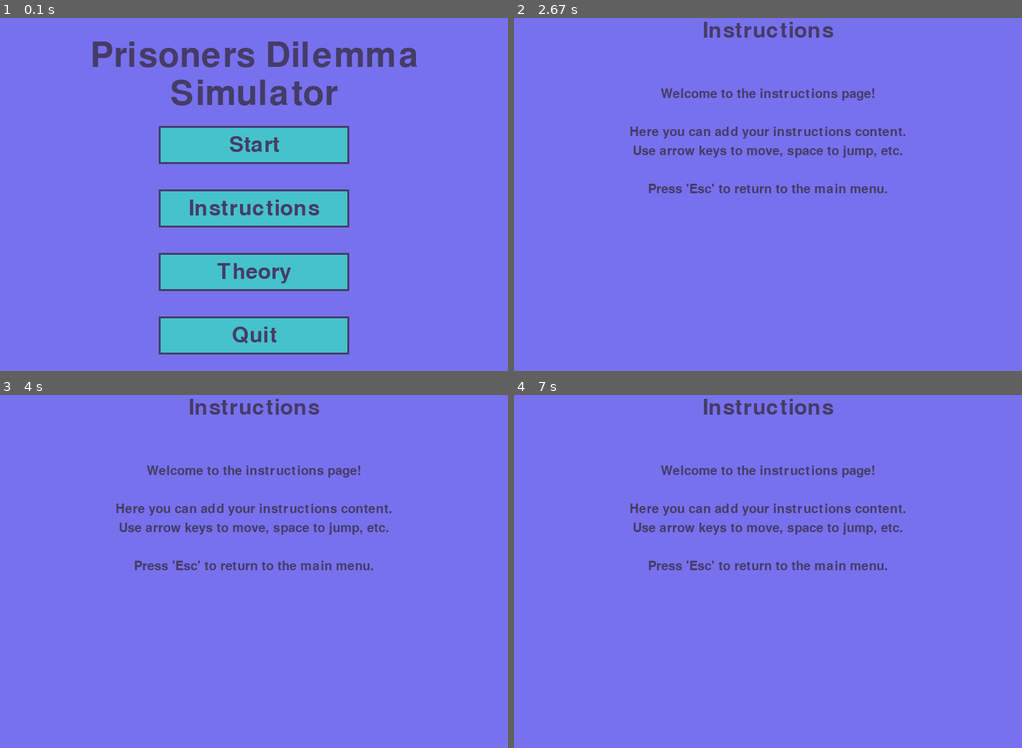
Above: before the commit, frames 1-4 (two rows, left to right).
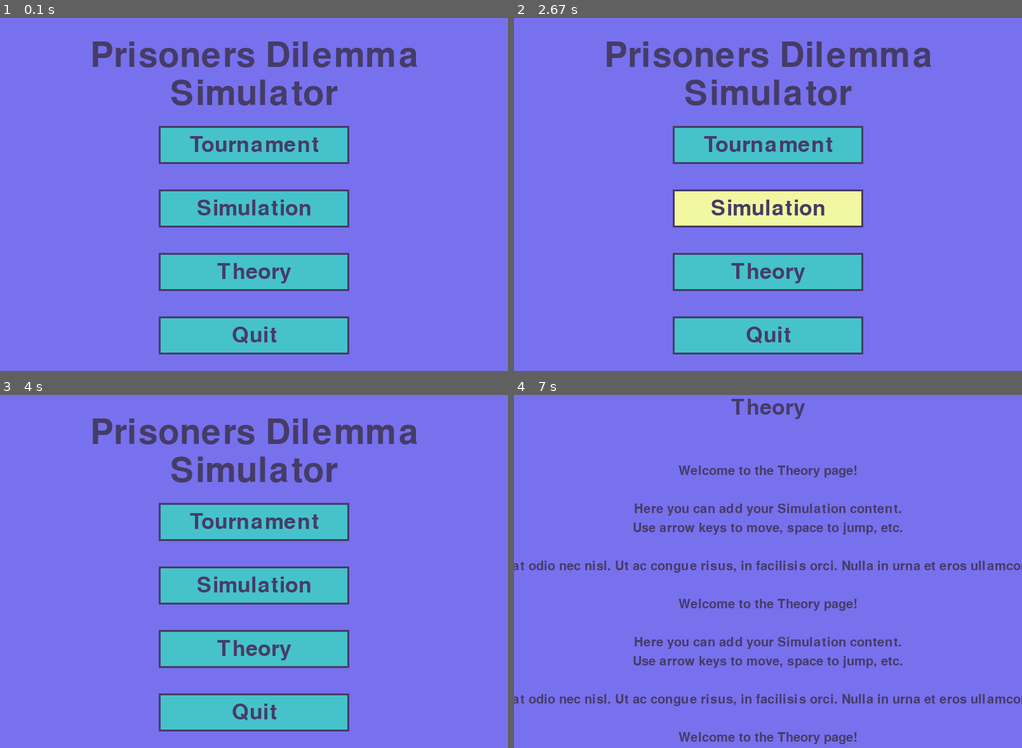
Above: after the commit, the same moments.

Repository: LazyyVenom/py-game-theory
Game: pygame game, started from prisoners_dilemma.py
The game is run twice, just before and just after one commit, with the same random seed, the same clock (stepped at 60 frames per second) and the same inputs.
Inputs (mouse positions are in pixels of both pictures, inside the frame that each line leads up to):
- Up to frame 1 (0.1 s): no input
- Up to frame 2 (2.67 s): click "Theory" at 0.38 s; hold Esc 0.67-1.13 s; hold Up 0.67-1.13 s; move the mouse to (747, 205) at 0.7 s; click (768, 145) at 1.22 s, where only the run after the commit has a clickable "Tournament"; click (646, 190) at 1.55 s; click (828, 222) at 2.38 s
- Up to frame 3 (4 s): click (132, 490) at 2.72 s; click (254, 585) at 3.38 s, where only the run after the commit has a clickable "Simulation"; click (172, 440) at 3.72 s
- Up to frame 4 (7 s): click (768, 522) at 4.38 s, where only the run after the commit has a clickable "Tournament"; click (605, 518) at 4.72 s; click (768, 585) at 5.38 s, where only the run after the commit has a clickable "Simulation"; click (656, 500) at 5.72 s; click (768, 649) at 6.72 s, where only the run after the commit has a clickable "Theory"

The runs differ from the first frame. In frame 1, 1.1% of the frame differs, in the area x 37-63%, y 33-56%; in frame 2, 21%, in the area x 18-83%, y 1-96%; in frame 3, 21%; in frame 4, 6.2%.

Commit message:
Added Scrolling to Theory Page

Diff:
--- a/prisoners_dilemma.py
+++ b/prisoners_dilemma.py
@@ -40,8 +40,8 @@
 
         # Buttons
         buttons = [
-            {"text": "Start", "rect": pygame.Rect(screen_width // 2 - 150, 200, 300, 60)},
-            {"text": "Instructions", "rect": pygame.Rect(screen_width // 2 - 150, 300, 300, 60)},
+            {"text": "Tournament", "rect": pygame.Rect(screen_width // 2 - 150, 200, 300, 60)},
+            {"text": "Simulation", "rect": pygame.Rect(screen_width // 2 - 150, 300, 300, 60)},
             {"text": "Theory", "rect": pygame.Rect(screen_width // 2 - 150, 400, 300, 60)},
             {"text": "Quit", "rect": pygame.Rect(screen_width // 2 - 150, 500, 300, 60)}
         ]
@@ -63,14 +63,15 @@
             if event.type == pygame.MOUSEBUTTONDOWN:
                 for button in buttons:
                     if button["rect"].collidepoint((mouse_x, mouse_y)):
-                        if button["text"] == "Start":
+                        if button["text"] == "Tournament":
                             # Start the game
                             # Replace this with your actual game code
                             print("Starting game...")
-                        elif button["text"] == "Instructions":
-                            # Show instructions
-                            show_instructions()
+                        elif button["text"] == "Simulation":
+                            # Show Simulation
+                            print("Starting Simulation")
                         elif button["text"] == "Theory":
+                            show_theory()
                             # Show theory
                             # Replace this with your theory display code
                             print("Showing theory...")
@@ -80,26 +81,62 @@
 
         pygame.display.update()
 
-# Function to display the instructions
-def show_instructions():
+# Function to display the Simulation
+def show_theory():
     running = True
+    scroll_pos = 0  # Initial scroll position
+    scroll_speed = 1  # Adjust scroll speed as needed
+    instruction_text = [
+        "Welcome to the Theory page!",
+        "",
+        "Here you can add your Simulation content.",
+        "Use arrow keys to move, space to jump, etc.",
+        "",
+        "Lorem ipsum dolor sit amet, consectetur adipiscing elit. Sed ac justo vitae augue vehicula venenatis. Duis elementum id metus vel eleifend. Nam eget magna convallis, gravida magna id, lobortis turpis. Fusce vehicula turpis non neque venenatis, ac feugiat ex blandit. Nullam consequat, libero et tincidunt ullamcorper, libero arcu tincidunt sapien, ut mattis erat odio nec nisl. Ut ac congue risus, in facilisis orci. Nulla in urna et eros ullamcorper vestibulum eget vel mi. Phasellus et quam in nunc interdum eleifend. Aenean molestie, sapien in volutpat viverra, dui enim congue justo, vitae varius turpis ligula id felis. Sed vehicula aliquet quam, ac dapibus lorem pellentesque nec. Sed nec dolor vitae urna tempor tempus non vel magna. Nullam pulvinar sit amet enim eu viverra. Morbi sed dapibus elit.",
+        "",
+        "Welcome to the Theory page!",
+        "",
+        "Here you can add your Simulation content.",
+        "Use arrow keys to move, space to jump, etc.",
+        "",
+        "Lorem ipsum dolor sit amet, consectetur adipiscing elit. Sed ac justo vitae augue vehicula venenatis. Duis elementum id metus vel eleifend. Nam eget magna convallis, gravida magna id, lobortis turpis. Fusce vehicula turpis non neque venenatis, ac feugiat ex blandit. Nullam consequat, libero et tincidunt ullamcorper, libero arcu tincidunt sapien, ut mattis erat odio nec nisl. Ut ac congue risus, in facilisis orci. Nulla in urna et eros ullamcorper vestibulum eget vel mi. Phasellus et quam in nunc interdum eleifend. Aenean molestie, sapien in volutpat viverra, dui enim congue justo, vitae varius turpis ligula id felis. Sed vehicula aliquet quam, ac dapibus lorem pellentesque nec. Sed nec dolor vitae urna tempor tempus non vel magna. Nullam pulvinar sit amet enim eu viverra. Morbi sed dapibus elit.",
+        "",
+        "Welcome to the Theory page!",
+        "",
+        "Here you can add your Simulation content.",
+        "Use arrow keys to move, space to jump, etc.",
+        "",
+        "Lorem ipsum dolor sit amet, consectetur adipiscing elit. Sed ac justo vitae augue vehicula venenatis. Duis elementum id metus vel eleifend. Nam eget magna convallis, gravida magna id, lobortis turpis. Fusce vehicula turpis non neque venenatis, ac feugiat ex blandit. Nullam consequat, libero et tincidunt ullamcorper, libero arcu tincidunt sapien, ut mattis erat odio nec nisl. Ut ac congue risus, in facilisis orci. Nulla in urna et eros ullamcorper vestibulum eget vel mi. Phasellus et quam in nunc interdum eleifend. Aenean molestie, sapien in volutpat viverra, dui enim congue justo, vitae varius turpis ligula id felis. Sed vehicula aliquet quam, ac dapibus lorem pellentesque nec. Sed nec dolor vitae urna tempor tempus non vel magna. Nullam pulvinar sit amet enim eu viverra. Morbi sed dapibus elit.",
+        "",
+        "Welcome to the Theory page!",
+        "",
+        "Here you can add your Simulation content.",
+        "Use arrow keys to move, space to jump, etc.",
+        "",
+        "Lorem ipsum dolor sit amet, consectetur adipiscing elit. Sed ac justo vitae augue vehicula venenatis. Duis elementum id metus vel eleifend. Nam eget magna convallis, gravida magna id, lobortis turpis. Fusce vehicula turpis non neque venenatis, ac feugiat ex blandit. Nullam consequat, libero et tincidunt ullamcorper, libero arcu tincidunt sapien, ut mattis erat odio nec nisl. Ut ac congue risus, in facilisis orci. Nulla in urna et eros ullamcorper vestibulum eget vel mi. Phasellus et quam in nunc interdum eleifend. Aenean molestie, sapien in volutpat viverra, dui enim congue justo, vitae varius turpis ligula id felis. Sed vehicula aliquet quam, ac dapibus lorem pellentesque nec. Sed nec dolor vitae urna tempor tempus non vel magna. Nullam pulvinar sit amet enim eu viverra. Morbi sed dapibus elit.",
+        "",
+        "Welcome to the Theory page!",
+        "",
+        "Here you can add your Simulation content.",
+        "Use arrow keys to move, space to jump, etc.",
+        "",
+        "Lorem ipsum dolor sit amet, consectetur adipiscing elit. Sed ac justo vitae augue vehicula venenatis. Duis elementum id metus vel eleifend. Nam eget magna convallis, gravida magna id, lobortis turpis. Fusce vehicula turpis non neque venenatis, ac feugiat ex blandit. Nullam consequat, libero et tincidunt ullamcorper, libero arcu tincidunt sapien, ut mattis erat odio nec nisl. Ut ac congue risus, in facilisis orci. Nulla in urna et eros ullamcorper vestibulum eget vel mi. Phasellus et quam in nunc interdum eleifend. Aenean molestie, sapien in volutpat viverra, dui enim congue justo, vitae varius turpis ligula id felis. Sed vehicula aliquet quam, ac dapibus lorem pellentesque nec. Sed nec dolor vitae urna tempor tempus non vel magna. Nullam pulvinar sit amet enim eu viverra. Morbi sed dapibus elit.",
+        "",
+        "Press 'Esc' to return to the main menu."
+    ]
+
+
     while running:
         screen.fill(PRIMARY)
-        draw_text("Instructions", font, TEXT_COLOR, screen_width // 2, 50)
+        draw_text("Theory", font, TEXT_COLOR, screen_width // 2, 50)
 
-        # Display the instructions content
-        instruction_text = [
-            "Welcome to the instructions page!",
-            "",
-            "Here you can add your instructions content.",
-            "Use arrow keys to move, space to jump, etc.",
-            "",
-            "Press 'Esc' to return to the main menu."
-        ]
+        # Display the Simulation content
         y_offset = 150
-        for text in instruction_text:
+        for i, text in enumerate(instruction_text[scroll_pos:]):
             draw_text(text, instruction_font, TEXT_COLOR, screen_width // 2, y_offset)
             y_offset += 30
+            if y_offset > screen_height - 30:  # Check if text goes beyond screen
+                break
 
         pygame.display.update()
 
@@ -110,6 +147,18 @@
             if event.type == pygame.KEYDOWN:
                 if event.key == pygame.K_ESCAPE:
                     running = False
+                elif event.key == pygame.K_UP:
+                    if scroll_pos > 0:
+                        scroll_pos -= 1  # Decrease scroll position
+                elif event.key == pygame.K_DOWN:
+                    if scroll_pos < len(instruction_text) - (screen_height - 180) // 30:
+                        scroll_pos += 1  # Increase scroll position
+            elif event.type == pygame.MOUSEBUTTONDOWN:
+                if event.button == 4:  # Scroll up
+                    scroll_pos -= scroll_speed
+                elif event.button == 5:  # Scroll down
+                    scroll_pos += scroll_speed
 
 # Run the main menu
-main_menu()
+if __name__ == '__main__':
+    main_menu()
--- /dev/null
+++ b/temp.py
@@ -0,0 +1,126 @@
+import pygame
+import sys
+
+pygame.init()
+
+# Constants
+WINDOW_WIDTH = 800
+WINDOW_HEIGHT = 600
+TEXT_COLOR = (255, 255, 255)
+BACKGROUND_COLOR = (0, 0, 0)
+FONT_SIZE = 24
+LINE_SPACING = 5
+SCROLL_SPEED = 20
+
+class ScrollableText:
+    def __init__(self, text, x, y, width, height, font_size):
+        self.text = text
+        self.x = x
+        self.y = y
+        self.width = width
+        self.height = height
+        self.font_size = font_size
+        self.font = pygame.font.Font(None, self.font_size)
+        self.lines = self.render_text()
+        self.scroll_pos = 0
+
+    def render_text(self):
+        lines = []
+        words = self.text.split()
+        line = ''
+        for word in words:
+            test_line = line + word + ' '
+            if self.font.size(test_line)[0] < self.width:
+                line = test_line
+            else:
+                lines.append(line)
+                line = word + ' '
+        lines.append(line)
+        return lines
+
+    def draw(self, surface):
+        y_offset = self.y
+        for line in self.lines[self.scroll_pos:]:
+            text_surface = self.font.render(line, True, TEXT_COLOR)
+            surface.blit(text_surface, (self.x, y_offset))
+            y_offset += self.font_size + LINE_SPACING
+
+    def scroll_up(self):
+        if self.scroll_pos > 0:
+            self.scroll_pos -= 1
+
+    def scroll_down(self):
+        if self.scroll_pos < len(self.lines) - self.height // (self.font_size + LINE_SPACING):
+            self.scroll_pos += 1
+
+# Create a Pygame window
+window = pygame.display.set_mode((WINDOW_WIDTH, WINDOW_HEIGHT))
+pygame.display.set_caption('Scrollable Text')
+
+# Sample text
+theory_text = """
+This is a sample theory text. You can replace it with your own content.
+It should be long enough to require scrolling. You can use paragraphs,
+bullet points, or any other formatting you want.
+This is a sample theory text. You can replace it with your own content.
+It should be long enough to require scrolling. You can use paragraphs,
+bullet points, or any other formatting you want.
+This is a sample theory text. You can replace it with your own content.
+It should be long enough to require scrolling. You can use paragraphs,
+bullet points, or any other formatting you want.
+This is a sample theory text. You can replace it with your own content.
+It should be long enough to require scrolling. You can use paragraphs,
+bullet points, or any other formatting you want.
+This is a sample theory text. You can replace it with your own content.
+It should be long enough to require scrolling. You can use paragraphs,
+bullet points, or any other formatting you want.
+This is a sample theory text. You can replace it with your own content.
+It should be long enough to require scrolling. You can use paragraphs,
+bullet points, or any other formatting you want.
+This is a sample theory text. You can replace it with your own content.
+It should be long enough to require scrolling. You can use paragraphs,
+bullet points, or any other formatting you want.
+This is a sample theory text. You can replace it with your own content.
+It should be long enough to require scrolling. You can use paragraphs,
+bullet points, or any other formatting you want.
+This is a sample theory text. You can replace it with your own content.
+It should be long enough to require scrolling. You can use paragraphs,
+bullet points, or any other formatting you want.
+This is a sample theory text. You can replace it with your own content.
+It should be long enough to require scrolling. You can use paragraphs,
+bullet points, or any other formatting you want.
+This is a sample theory text. You can replace it with your own content.
+It should be long enough to require scrolling. You can use paragraphs,
+bullet points, or any other formatting you want.
+This is a sample theory text. You can replace it with your own content.
+It should be long enough to require scrolling. You can use paragraphs,
+bullet points, or any other formatting you want.
+This is a sample theory text. You can replace it with your own content.
+It should be long enough to require scrolling. You can use paragraphs,
+bullet points, or any other formatting you want.
+"""
+
+# Create scrollable text object
+scrollable_text = ScrollableText(theory_text, 50, 50, WINDOW_WIDTH - 100, WINDOW_HEIGHT - 100, FONT_SIZE)
+
+# Main loop
+while True:
+    window.fill(BACKGROUND_COLOR)
+    scrollable_text.draw(window)
+    pygame.display.update()
+
+    # Event handling
+    for event in pygame.event.get():
+        if event.type == pygame.QUIT:
+            pygame.quit()
+            sys.exit()
+        elif event.type == pygame.KEYDOWN:
+            if event.key == pygame.K_UP:
+                scrollable_text.scroll_up()
+            elif event.key == pygame.K_DOWN:
+                scrollable_text.scroll_down()
+        elif event.type == pygame.MOUSEBUTTONDOWN:
+            if event.button == 4:  # Scroll up
+                scrollable_text.scroll_up()
+            elif event.button == 5:  # Scroll down
+                scrollable_text.scroll_down()
